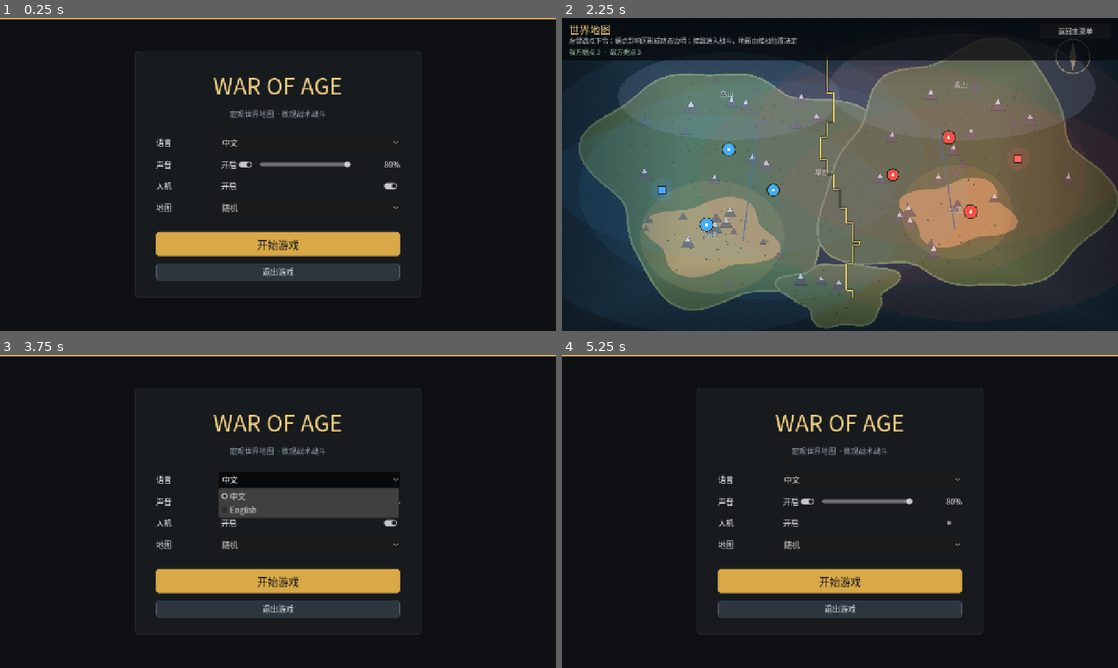
Above: before the commit, frames 1-4 (two rows, left to right).
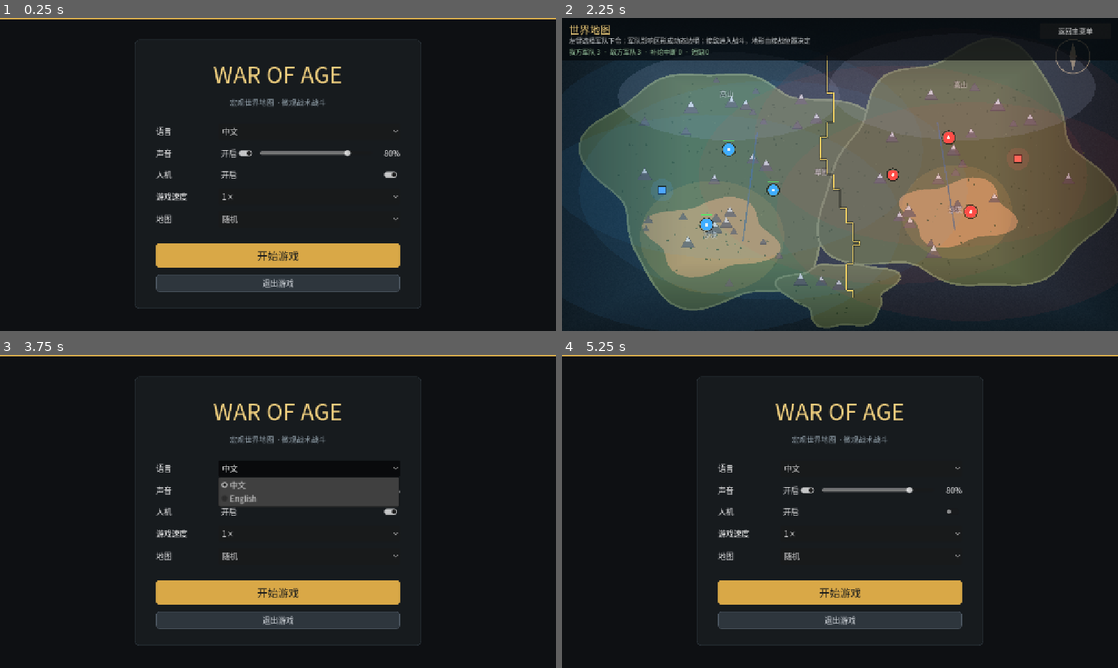
Above: after the commit, the same moments.

Repository: addisonhuang6-stack/WarOfAge
Game: Godot game, scene res://scenes/main_menu.tscn
Same seed, same stepped clock (60 frames per second), same inputs: the game is played once before the commit and once after it.
Inputs:
- Up to frame 1 (0.25 s): no input
- Up to frame 2 (2.25 s): click "开始游戏" at 0.5 s; click "返回主菜单" at 1.25 s; click "开始游戏" at 2 s
- Up to frame 3 (3.75 s): click "返回主菜单" at 2.75 s; click "中文" at 3.5 s
- Up to frame 4 (5.25 s): click "开启" at 4.25 s; click "开启" at 5 s

The runs differ from the first frame. In frame 1, 9.2% of the frame differs, in the area x 24-76%, y 7-93%; in frame 2, 0.8%; in frame 3, 11%; in frame 4, 9.2%.

Commit message:
Add army supply shortage and game speed options

Diff:
--- a/autoload/game_settings.gd
+++ b/autoload/game_settings.gd
@@ -6,6 +6,7 @@
 const SETTINGS_PATH := "user://settings.cfg"
 const CLICK_SOUND_PATH := "res://assets/audio/click.wav"
 const START_SOUND_PATH := "res://assets/audio/start.wav"
+const GAME_SPEEDS := [0.5, 1.0, 2.0, 3.0]
 
 const TEXTS := {
 	"zh": {
@@ -15,6 +16,7 @@
 		"menu.sound_on": "开启",
 		"menu.ai": "人机",
 		"menu.ai_on": "开启",
+		"menu.speed": "游戏速度",
 		"menu.map": "地图",
 		"menu.start": "开始游戏",
 		"menu.quit": "退出游戏",
@@ -30,12 +32,14 @@
 		"battle.defeat": "战败",
 		"battle.return_hint": "按 Enter 返回世界地图",
 		"macro.title": "世界地图",
-		"macro.instructions": "左键选点下令；据点影响区形成动态边境；接敌进入战斗，地形由接战位置决定",
-		"macro.status": "我方据点 %d  ·  敌方据点 %d",
+		"macro.instructions": "左键选择军队下令；军队影响区形成动态边境；接敌进入战斗，地形由接战位置决定",
+		"macro.status": "我方军队 %d  ·  敌方军队 %d  ·  补给中断 %d  ·  短缺 %d",
+		"macro.supply_cut": "补给中断",
+		"macro.supply_shortage": "短缺",
 		"macro.menu": "返回主菜单",
 		"macro.restart": "重新开始",
 		"macro.victory": "你已消灭所有敌军",
-		"macro.defeat": "我方部队已全部被消灭",
+		"macro.defeat": "我方军队已全部被消灭",
 		"macro.last_win": "上一战：胜利",
 		"macro.last_loss": "上一战：失败",
 	},
@@ -46,6 +50,7 @@
 		"menu.sound_on": "On",
 		"menu.ai": "AI",
 		"menu.ai_on": "On",
+		"menu.speed": "Game Speed",
 		"menu.map": "Map",
 		"menu.start": "Start Game",
 		"menu.quit": "Quit",
@@ -61,12 +66,14 @@
 		"battle.defeat": "Defeat",
 		"battle.return_hint": "Press Enter to return to the world map",
 		"macro.title": "World Map",
-		"macro.instructions": "Click a friendly dot to move; influence zones form a shifting frontline; contact starts a battle using local terrain",
-		"macro.status": "Friendly %d  ·  Enemy %d",
+		"macro.instructions": "Click a friendly army to move; influence zones form a shifting frontline; contact starts a battle using local terrain",
+		"macro.status": "Friendly armies %d  ·  Enemy armies %d  ·  Cut off %d  ·  Shortage %d",
+		"macro.supply_cut": "Supply cut",
+		"macro.supply_shortage": "Shortage",
 		"macro.menu": "Main Menu",
 		"macro.restart": "Restart",
 		"macro.victory": "All enemy forces destroyed",
-		"macro.defeat": "All friendly forces destroyed",
+		"macro.defeat": "All friendly armies destroyed",
 		"macro.last_win": "Last battle: Victory",
 		"macro.last_loss": "Last battle: Defeat",
 	},
@@ -76,6 +83,7 @@
 var sound_enabled: bool = true
 var volume: float = 0.8
 var ai_enabled: bool = true
+var game_speed: float = 1.0
 var selected_map: String = "random"
 
 var _audio_player: AudioStreamPlayer
@@ -90,6 +98,7 @@
 	_start_stream = load(START_SOUND_PATH)
 	_load_settings()
 	_apply_audio()
+	_apply_game_speed()
 
 
 func t(key: String) -> String:
@@ -143,6 +152,17 @@
 	changed.emit()
 
 
+func set_game_speed(value: float) -> void:
+	var clamped := clampf(value, 0.25, 3.0)
+	if is_equal_approx(clamped, game_speed):
+		_apply_game_speed()
+		return
+	game_speed = clamped
+	_apply_game_speed()
+	_save_settings()
+	changed.emit()
+
+
 func play_click() -> void:
 	_play(_click_stream)
 
@@ -161,6 +181,10 @@
 func _apply_audio() -> void:
 	AudioServer.set_bus_mute(0, not sound_enabled)
 	AudioServer.set_bus_volume_db(0, linear_to_db(maxf(volume, 0.0001)))
+
+
+func _apply_game_speed() -> void:
+	Engine.time_scale = game_speed
 
 
 func _load_settings() -> void:
@@ -173,6 +197,7 @@
 	sound_enabled = bool(config.get_value("audio", "enabled", sound_enabled))
 	volume = clampf(float(config.get_value("audio", "volume", volume)), 0.0, 1.0)
 	ai_enabled = bool(config.get_value("game", "ai_enabled", ai_enabled))
+	game_speed = clampf(float(config.get_value("game", "speed", game_speed)), 0.25, 3.0)
 	selected_map = str(config.get_value("game", "map", selected_map))
 
 
@@ -182,5 +207,6 @@
 	config.set_value("audio", "enabled", sound_enabled)
 	config.set_value("audio", "volume", volume)
 	config.set_value("game", "ai_enabled", ai_enabled)
+	config.set_value("game", "speed", game_speed)
 	config.set_value("game", "map", selected_map)
 	config.save(SETTINGS_PATH)
--- a/autoload/world_state.gd
+++ b/autoload/world_state.gd
@@ -1,5 +1,5 @@
 extends Node
-## 宏观世界状态：跨场景保存世界地图上的据点、边境与战斗结果。
+## 宏观世界状态：跨场景保存世界地图上的军队、边境与战斗结果。
 
 signal changed
 
@@ -54,12 +54,19 @@
 
 
 func _make_dot(raw: Dictionary) -> Dictionary:
+	var max_supply := 100.0
+	var supply_config: Variant = config.get("supply", {})
+	if supply_config is Dictionary:
+		var supply_dict: Dictionary = supply_config
+		max_supply = float(supply_dict.get("max", max_supply))
 	return {
 		"id": str(raw.get("id", "")),
 		"faction": str(raw.get("faction", "player")),
 		"pos": _to_vec2(raw.get("pos", [0.5, 0.5])),
 		"target": null,
 		"strength": int(raw.get("strength", 1)),
+		"supply": max_supply,
+		"supply_status": "normal",
 	}
 
 
@@ -118,12 +125,12 @@
 	return []
 
 
-## 玩家与敌方据点接触时记录交战，供微观战斗结束后结算。
+## 玩家与敌方军队接触时记录交战，供微观战斗结束后结算。
 func begin_engagement(player_id: String, enemy_id: String, map_id: String = "") -> void:
 	pending_engagement = {"player": player_id, "enemy": enemy_id, "map": map_id}
 
 
-## 微观战斗结束：败方据点从世界地图上移除。
+## 微观战斗结束：败方军队从世界地图上移除。
 func resolve_battle(winner: String) -> void:
 	last_result = winner
 	if pending_engagement.is_empty():
--- a/data/world_map.json
+++ b/data/world_map.json
@@ -9,6 +9,12 @@
 	"frontline_influence": 0.35,
 	"frontline_step": 0.012,
 	"frontline_refresh": 0.12,
+	"supply": {
+		"max": 100,
+		"drain_per_second": 12,
+		"recover_per_second": 8,
+		"low_threshold": 30
+	},
 	"collision_radius": 0.022,
 	"biomes": {
 		"default": "grassland",
--- a/scripts/macro/macro_controller.gd
+++ b/scripts/macro/macro_controller.gd
@@ -1,5 +1,5 @@
 extends Control
-## 宏观战略层：世界地图、据点移动、动态边境与微观战斗入口。
+## 宏观战略层：世界地图、军队移动、动态边境与微观战斗入口。
 
 const BATTLE_SCENE := "res://scenes/battle.tscn"
 const MENU_SCENE := "res://scenes/main_menu.tscn"
@@ -145,6 +145,7 @@
 		_refresh_frontline()
 		_update_hud()
 	_move_dots(delta)
+	_update_supply(delta)
 	_check_collisions()
 	if _transitioning:
 		return
@@ -272,6 +273,70 @@
 	return from + offset / distance * max_step
 
 
+func _supply_config() -> Dictionary:
+	var value: Variant = WorldState.config.get("supply", {})
+	if value is Dictionary:
+		return value
+	return {}
+
+
+func _supply_max() -> float:
+	return float(_supply_config().get("max", 100.0))
+
+
+func _supply_low() -> float:
+	return float(_supply_config().get("low_threshold", 30.0))
+
+
+func _update_supply(delta: float) -> void:
+	var config := _supply_config()
+	var max_supply := float(config.get("max", 100.0))
+	var drain := float(config.get("drain_per_second", 12.0))
+	var recover := float(config.get("recover_per_second", 8.0))
+	var low_threshold := float(config.get("low_threshold", 30.0))
+	for dot in WorldState.dots:
+		if str(dot.get("faction", "")) != "player":
+			continue
+		var encircled := _is_encircled(dot)
+		var supply := float(dot.get("supply", max_supply))
+		if encircled:
+			supply = maxf(supply - drain * delta, 0.0)
+		else:
+			supply = minf(supply + recover * delta, max_supply)
+		dot["supply"] = supply
+		dot["encircled"] = encircled
+		if supply <= low_threshold:
+			dot["supply_status"] = "shortage"
+		elif encircled:
+			dot["supply_status"] = "cut"
+		else:
+			dot["supply_status"] = "normal"
+
+
+func _is_encircled(dot: Dictionary) -> bool:
+	var influence := float(WorldState.config.get("frontline_influence", 0.35))
+	var position := _dot_pos(dot)
+	var nearest_enemy := INF
+	var nearest_friendly := INF
+	var enemy_count := 0
+	var friendly_count := 0
+	for other in WorldState.dots:
+		if other == dot:
+			continue
+		var distance := position.distance_to(_dot_pos(other))
+		if str(other.get("faction", "")) == "player":
+			nearest_friendly = minf(nearest_friendly, distance)
+			if distance <= influence:
+				friendly_count += 1
+		else:
+			nearest_enemy = minf(nearest_enemy, distance)
+			if distance <= influence:
+				enemy_count += 1
+	var in_enemy_territory := nearest_enemy <= influence and nearest_enemy < nearest_friendly
+	var surrounded := enemy_count >= 2 and enemy_count > friendly_count
+	return in_enemy_territory or surrounded
+
+
 func _check_collisions() -> void:
 	var radius := float(WorldState.config.get("collision_radius", 0.022))
 	for player_dot in WorldState.dots:
@@ -314,12 +379,19 @@
 func _update_hud() -> void:
 	var player_count := 0
 	var enemy_count := 0
+	var cut := 0
+	var shortage := 0
 	for dot in WorldState.dots:
 		if str(dot.get("faction", "")) == "player":
 			player_count += 1
+			var status := str(dot.get("supply_status", "normal"))
+			if bool(dot.get("encircled", false)):
+				cut += 1
+			if status == "shortage":
+				shortage += 1
 		else:
 			enemy_count += 1
-	status_label.text = GameSettings.t("macro.status") % [player_count, enemy_count]
+	status_label.text = GameSettings.t("macro.status") % [player_count, enemy_count, cut, shortage]
 
 
 func _draw_map() -> void:
@@ -399,6 +471,35 @@
 		map_canvas.draw_circle(center, radius, color)
 		map_canvas.draw_arc(center, radius + 2.0, 0.0, TAU, 32, Color(0.0, 0.0, 0.0, 0.6), 2.0)
 		map_canvas.draw_circle(center, radius * 0.28, Color(0.98, 0.98, 0.95, 0.9))
+		if faction == "player":
+			var max_supply := maxf(_supply_max(), 1.0)
+			var supply := clampf(float(dot.get("supply", max_supply)), 0.0, max_supply)
+			var supply_ratio := supply / max_supply
+			var low_ratio := _supply_low() / max_supply
+			var bar_width := 24.0
+			var bar_position := center + Vector2(-bar_width * 0.5, -radius - 9.0)
+			map_canvas.draw_rect(Rect2(bar_position, Vector2(bar_width, 3.0)), Color(0.0, 0.0, 0.0, 0.55))
+			var bar_color := Color(0.35, 0.9, 0.4) if supply_ratio > low_ratio else Color(1.0, 0.55, 0.2)
+			map_canvas.draw_rect(Rect2(bar_position, Vector2(bar_width * supply_ratio, 3.0)), bar_color)
+			var status := str(dot.get("supply_status", "normal"))
+			var encircled := bool(dot.get("encircled", false))
+			if status != "normal" or encircled:
+				var warning_color := Color(1.0, 0.35, 0.2) if status == "shortage" else Color(1.0, 0.65, 0.25)
+				map_canvas.draw_arc(center, radius + 5.0, 0.0, TAU, 32, warning_color, 2.0)
+				var warning_text := GameSettings.t("macro.supply_cut")
+				if status == "shortage":
+					warning_text = GameSettings.t("macro.supply_shortage")
+					if encircled:
+						warning_text = GameSettings.t("macro.supply_cut") + " · " + warning_text
+				var text_position := center + Vector2(-24.0, -radius - 14.0)
+				map_canvas.draw_string(
+					ui_font, text_position + Vector2(1.0, 1.0), warning_text,
+					HORIZONTAL_ALIGNMENT_LEFT, -1, 12, Color(0.0, 0.0, 0.0, 0.8)
+				)
+				map_canvas.draw_string(
+					ui_font, text_position, warning_text,
+					HORIZONTAL_ALIGNMENT_LEFT, -1, 12, warning_color
+				)
 		if str(dot.get("id", "")) == selected_dot_id:
 			map_canvas.draw_arc(center, radius + 7.0, 0.0, TAU, 40, Color(1.0, 0.9, 0.4), 2.5)
 			var target_value: Variant = dot.get("target")
--- a/scripts/ui/main_menu.gd
+++ b/scripts/ui/main_menu.gd
@@ -1,5 +1,7 @@
 extends Control
 ## 开始菜单：语言、声音、地图选择与开始/退出。
+
+const SPEED_VALUES := [0.5, 1.0, 2.0, 3.0]
 
 var map_generator := MapGenerator.new()
 var maps: Array = []
@@ -10,12 +12,14 @@
 var language_label: Label
 var sound_label: Label
 var ai_label: Label
+var speed_label: Label
 var map_label: Label
 var start_button: Button
 var quit_button: Button
 var language_option: OptionButton
 var sound_toggle: CheckButton
 var ai_toggle: CheckButton
+var speed_option: OptionButton
 var volume_slider: HSlider
 var volume_value_label: Label
 var map_option: OptionButton
@@ -137,6 +141,17 @@
 	ai_toggle = CheckButton.new()
 	ai_toggle.toggled.connect(_on_ai_toggled)
 	grid.add_child(ai_toggle)
+
+	speed_label = Label.new()
+	grid.add_child(speed_label)
+	speed_option = OptionButton.new()
+	speed_option.add_item("0.5×")
+	speed_option.add_item("1×")
+	speed_option.add_item("2×")
+	speed_option.add_item("3×")
+	speed_option.custom_minimum_size = Vector2(260.0, 38.0)
+	speed_option.item_selected.connect(_on_speed_selected)
+	grid.add_child(speed_option)
 
 	map_label = Label.new()
 	grid.add_child(map_label)
@@ -188,6 +203,7 @@
 	language_label.text = GameSettings.t("menu.language")
 	sound_label.text = GameSettings.t("menu.sound")
 	ai_label.text = GameSettings.t("menu.ai")
+	speed_label.text = GameSettings.t("menu.speed")
 	map_label.text = GameSettings.t("menu.map")
 	sound_toggle.text = GameSettings.t("menu.sound_on")
 	ai_toggle.text = GameSettings.t("menu.ai_on")
@@ -196,6 +212,7 @@
 	volume_value_label.text = "%d%%" % int(round(GameSettings.volume * 100.0))
 	sound_toggle.set_pressed_no_signal(GameSettings.sound_enabled)
 	ai_toggle.set_pressed_no_signal(GameSettings.ai_enabled)
+	speed_option.select(_speed_index())
 	volume_slider.set_value_no_signal(GameSettings.volume * 100.0)
 	language_option.select(0 if GameSettings.language == "zh" else 1)
 	_rebuild_map_options()
@@ -238,6 +255,18 @@
 		GameSettings.play_click()
 
 
+func _on_speed_selected(index: int) -> void:
+	GameSettings.set_game_speed(SPEED_VALUES[index])
+	GameSettings.play_click()
+
+
+func _speed_index() -> int:
+	for i in range(SPEED_VALUES.size()):
+		if is_equal_approx(float(SPEED_VALUES[i]), GameSettings.game_speed):
+			return i
+	return 1
+
+
 func _on_volume_changed(value: float) -> void:
 	GameSettings.set_volume(value / 100.0, false)
 	volume_value_label.text = "%d%%" % int(round(value))
